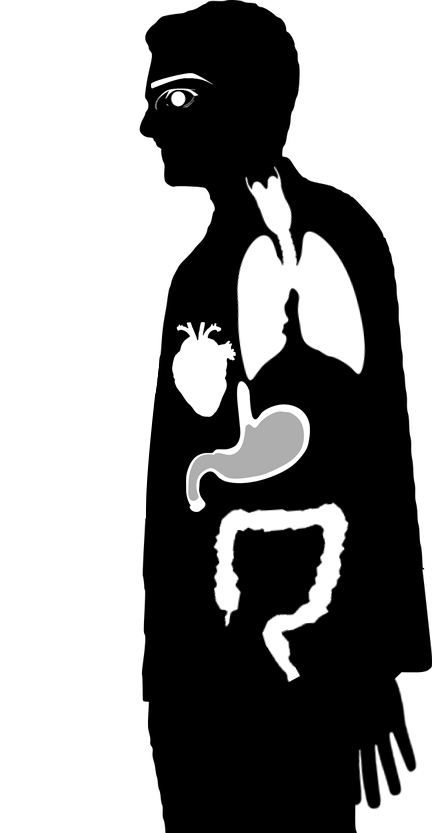
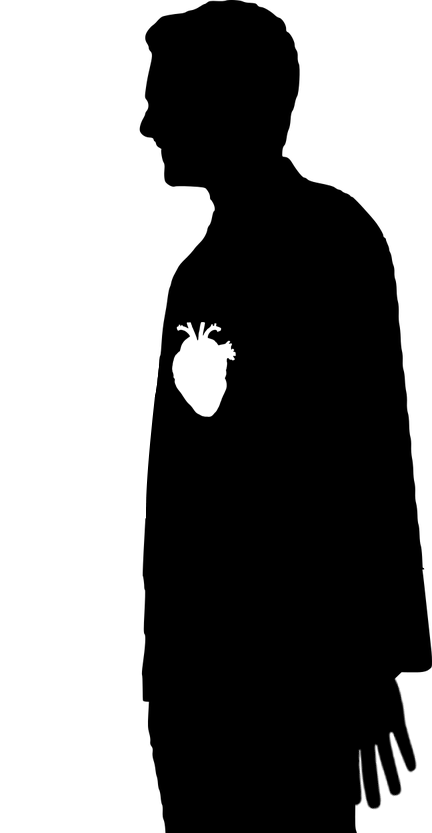
Layered file, before and after one edit (432 × 833). Changes by layer:
hid "Lung" over box(236, 166, 366, 381)
hid "Colon" over box(213, 502, 350, 683)
hid "Stomach" over box(186, 381, 310, 512)
hid "Eyes" over box(151, 73, 214, 110)
